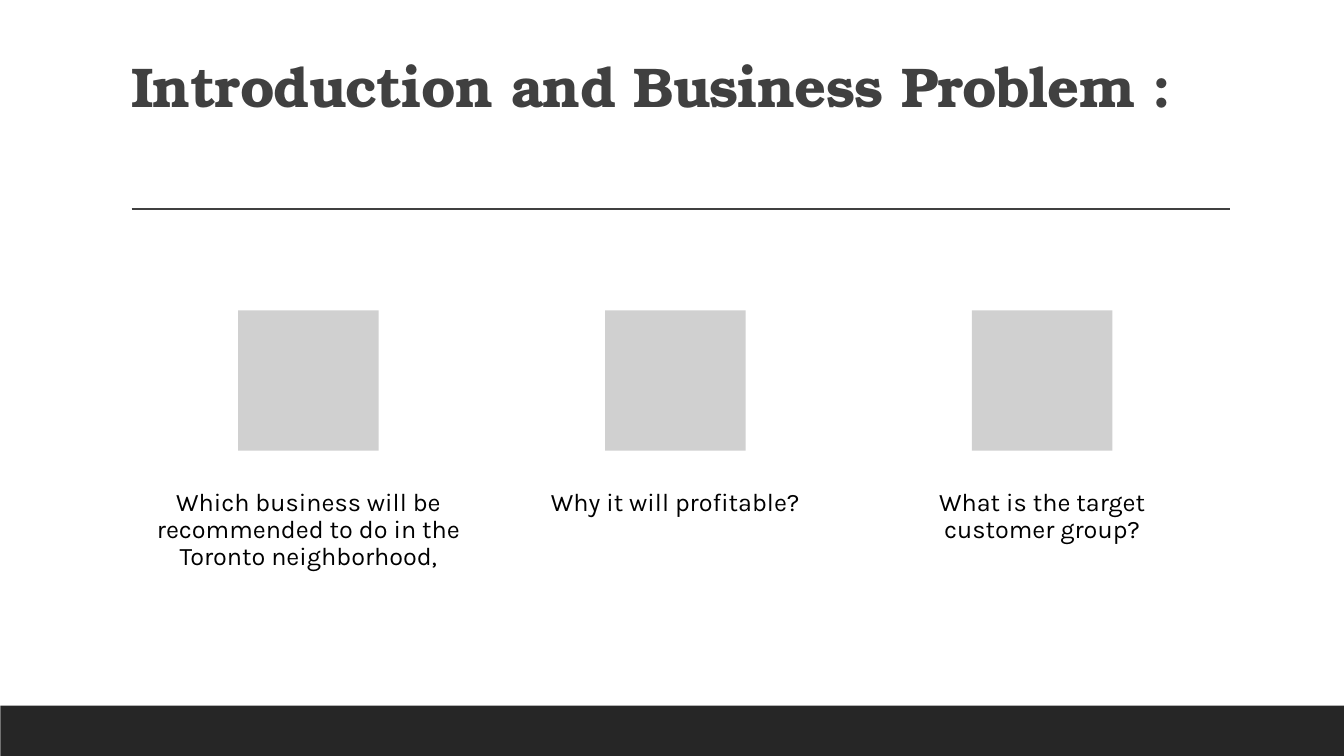
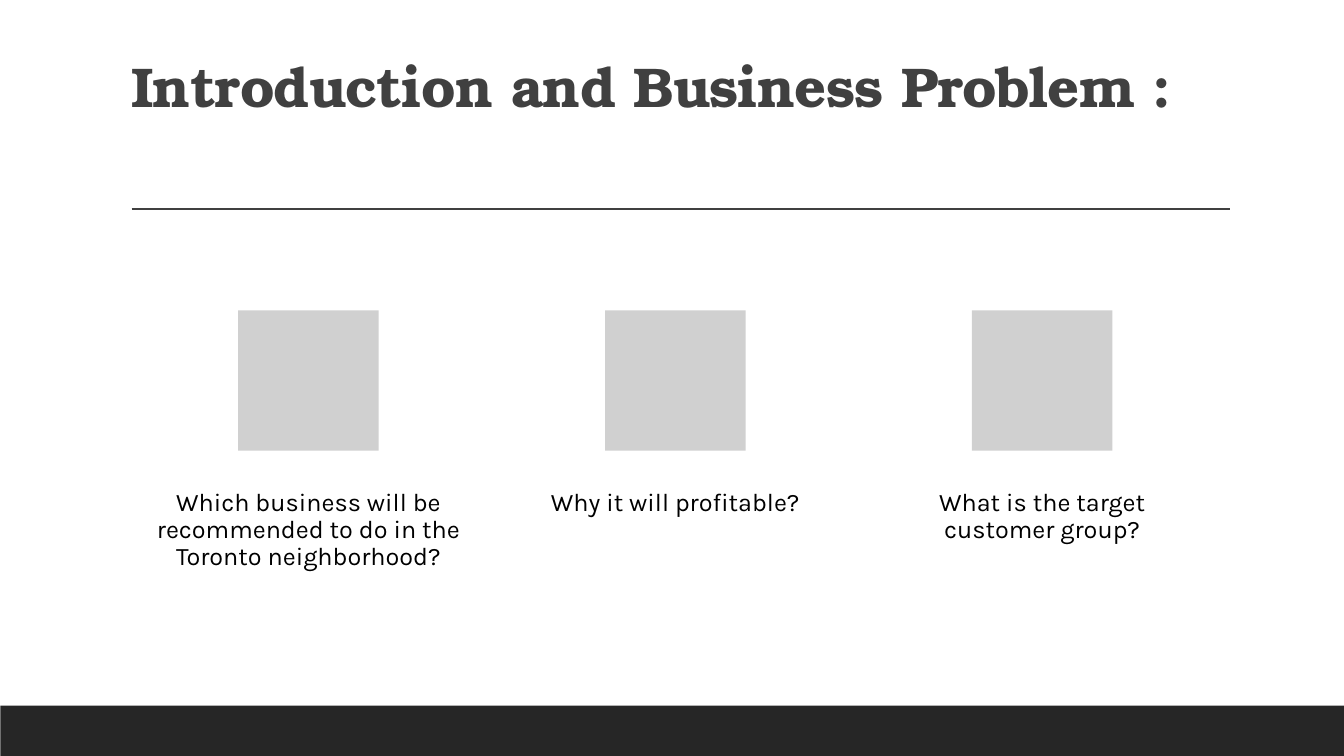
Before and after one commit to blxsheep/IBM_Capstone_Project, a slide deck: slide 2 of presentation.pptx. Drawn at 1344x756 pixels with LibreOffice and Linux fonts; fonts in the diff are those of the drawing; grey boxes stand for pictures. Boxes give left, top, right and bottom in pixels: in the first picture for what was removed or moved away, otherwise in the second. Text is boxed around its words. In the diff, an @@ line names an element or a change of style, - is before the commit and + after.

```diff
--- a/presentation.pptx
+++ b/presentation.pptx
@@ text at <box>157,493,460,571</box>: text changed @@
-Which business will be recommended to do in the Toronto neighborhood,
+Which business will be recommended to do in the Toronto neighborhood?
```
Also in this commit, not shown: 1 other slide changed, 1 other file.
